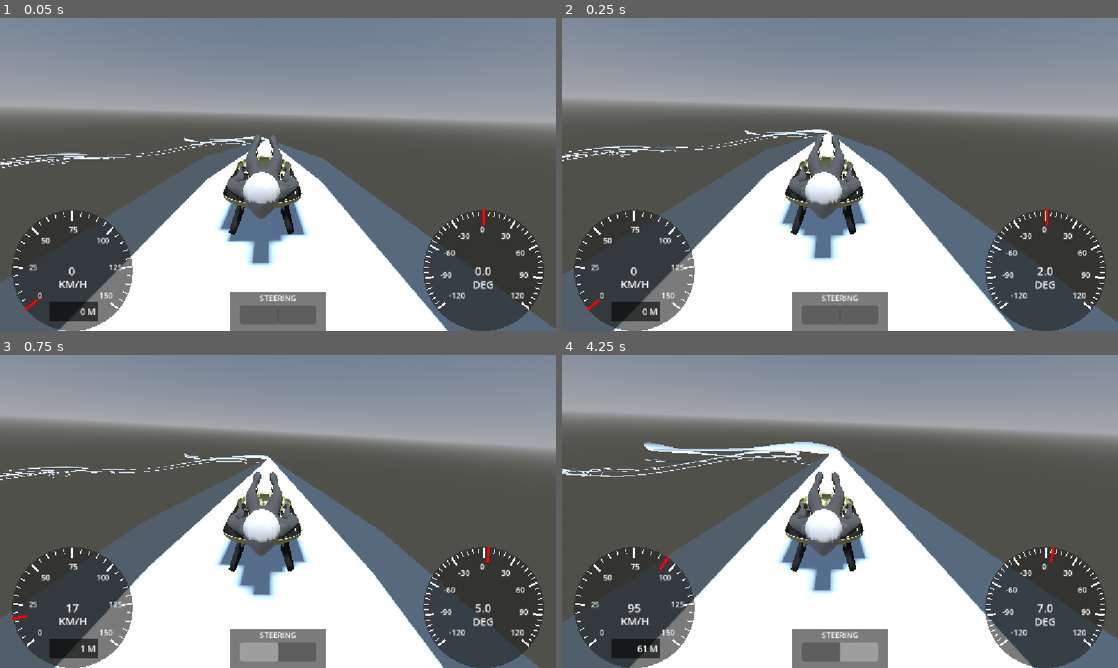
Above: before the commit, frames 1-4 (two rows, left to right).
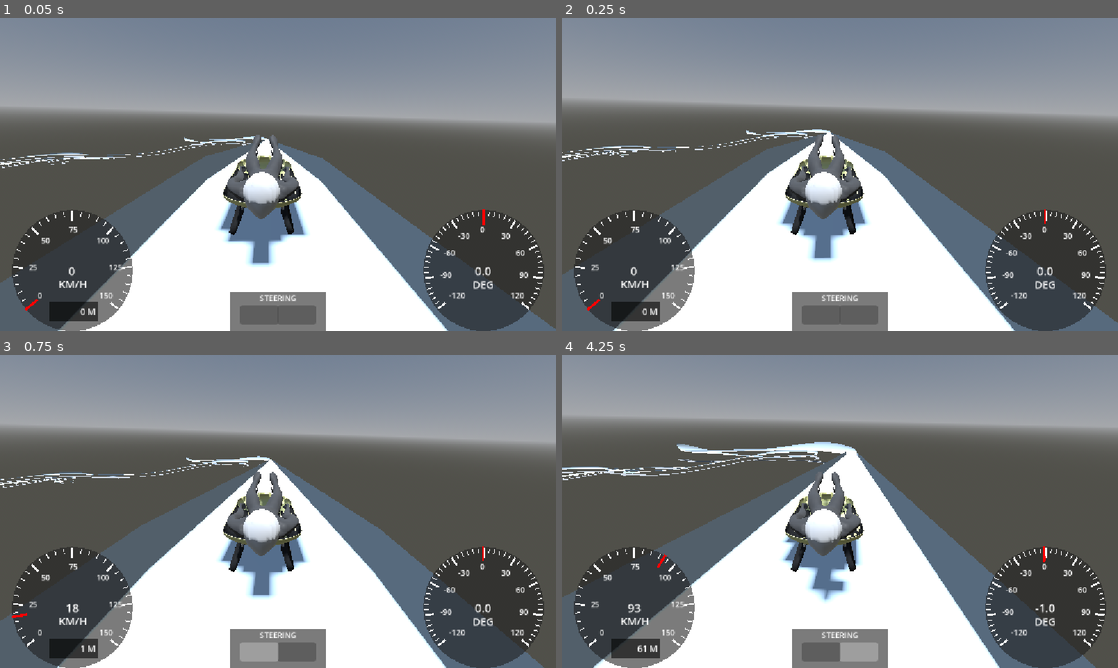
Above: after the commit, the same moments.

Repository: ArijaK/luge_vr
Game: Godot game, scene res://scenes/main/main.tscn
Two runs of this game, one before a commit and one after it. Both use one fixed random seed, a clock stepped at 60 frames per second and the inputs below.
Inputs:
- Up to frame 1 (0.05 s): no input
- Up to frame 2 (0.25 s): no input
- Up to frame 3 (0.75 s): tap Enter (ui_accept) at 0.5 s; hold D (steer_right) from 0.53 s (still down)
- Up to frame 4 (4.25 s): tap Enter (ui_accept) at 0.77, 1.52, 3.02, 3.77 s; release D (steer_right) at 1.28 s; hold Left (steer_left) 1.28-2.03 s; hold D (steer_right) 2.03-3.53 s; hold Left (steer_left) from 3.53 s (still down)

Frame 1 is identical in both runs. In frame 2, 0.2% of the frame differs, in the area x 0-100%, y 35-100%; in frame 3, 3.6%; in frame 4, 8.6%, in the area x 0-100%, y 18-100%.

Commit message:
Dampen collisons

Diff:
--- a/vr/scenes/player/player.tscn
+++ b/vr/scenes/player/player.tscn
@@ -13,6 +13,8 @@
 center_of_mass = Vector3(0, -0.2, 0.05)
 can_sleep = false
 continuous_cd = true
+contact_monitor = true
+max_contacts_reported = 8
 linear_damp_mode = 1
 linear_damp = 0.03
 angular_damp = 1.0
--- a/vr/scenes/player/sled.gd
+++ b/vr/scenes/player/sled.gd
@@ -68,7 +68,7 @@
 	var side = Vector3.UP.cross(forward).normalized()
 	apply_central_force(side * steer_force)
 	# Rotational movement
-	apply_torque(Vector3.UP * steer_force * 0.2)
+	apply_torque(Vector3.UP * steer_force * 0.15)
 
 	return steer_input
 
@@ -86,14 +86,14 @@
 		steer_input,
 		# Because forward is -Z and speed is m/s (so * -3.6)
 		linear_velocity.dot(transform.basis.z * -3.6),
-		rotation_degrees.z * 1,
+		rotation_degrees.x,
 		distance
 	]
 	params.append(data_params)
 
 	steering_signal.emit(steer_input)
 	speed_signal.emit(int(linear_velocity.dot(transform.basis.z * -3.6)))
-	angle_signal.emit(rotation_degrees.z * 1)
+	angle_signal.emit(rotation_degrees.x)
 	distance_signal.emit(int(distance))
 
 	## FILE INPUT CASE - v_fin multiply with max_force
@@ -127,16 +127,25 @@
 
 ## Adjust physics for sleds - make collisions less dramatic
 func _integrate_forces(state: PhysicsDirectBodyState3D) -> void:
+	var lv = state.linear_velocity
+
 	for i in range(state.get_contact_count()):
+		# Makes collisions less dramatic
 		var normal = state.get_contact_local_normal(i)
 		var impulse = state.get_contact_impulse(i)
 
-		var normal_damping = -normal * impulse.length() * 0.5
-		apply_central_force(normal_damping)
+		apply_central_impulse(-normal * impulse.length() * 0.2)
 
-		#var tangent = linear_velocity.slide(normal)
-		#var tangent_damping = -tangent * 0.3
-		#apply_central_force(tangent_damping)
-#
-		#var angular_damping = -angular_velocity * 1.0
-		#apply_torque(angular_damping)
+		var tangent = lv.slide(normal)
+		apply_central_force(-tangent * 0.1)
+
+### MI random suggestions
+##
+	### 3) Vertikālā lēciena damping
+	##if state.get_contact_count() > 0 and lv.y > 0:
+		##lv.y *= 0.2
+##
+	##state.linear_velocity = lv
+##
+	### 4) Rotācijas stabilizācija (anti-karuselis)
+	##apply_torque_impulse(-angular_velocity * 0.2)
--- a/vr/scenes/track/track.tscn
+++ b/vr/scenes/track/track.tscn
@@ -15,7 +15,6 @@
 [sub_resource type="PhysicsMaterial" id="PhysicsMaterial_mll3j"]
 friction = 0.01
 rough = true
-bounce = 0.04
 
 [sub_resource type="Curve3D" id="Curve3D_236c3"]
 bake_interval = 0.75
